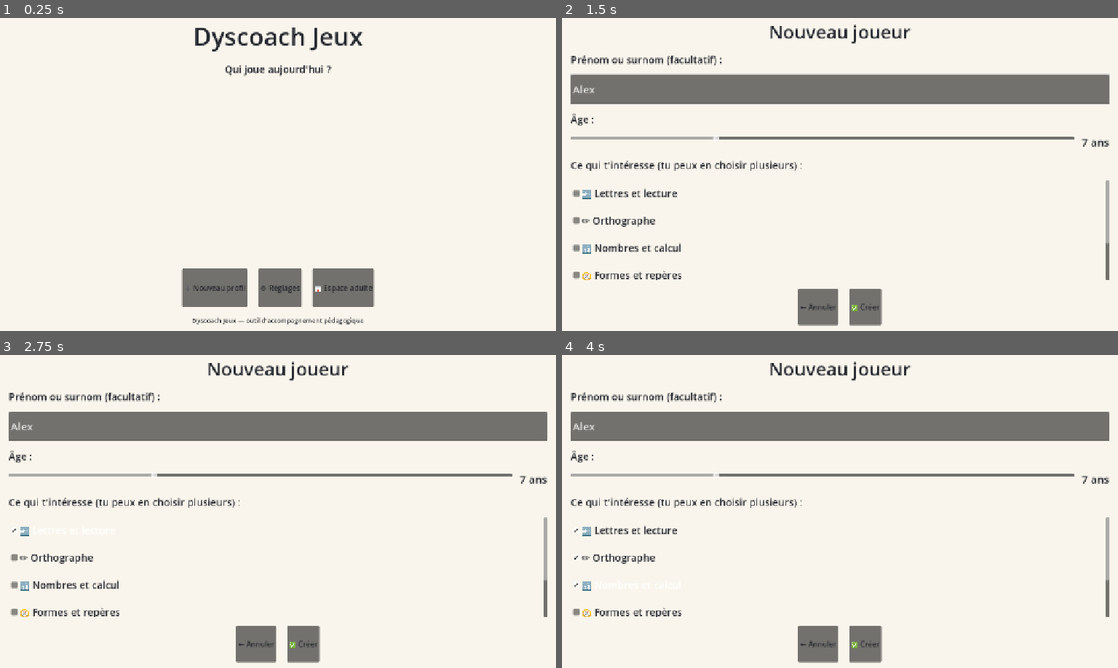
Above: before the commit, frames 1-4 (two rows, left to right).
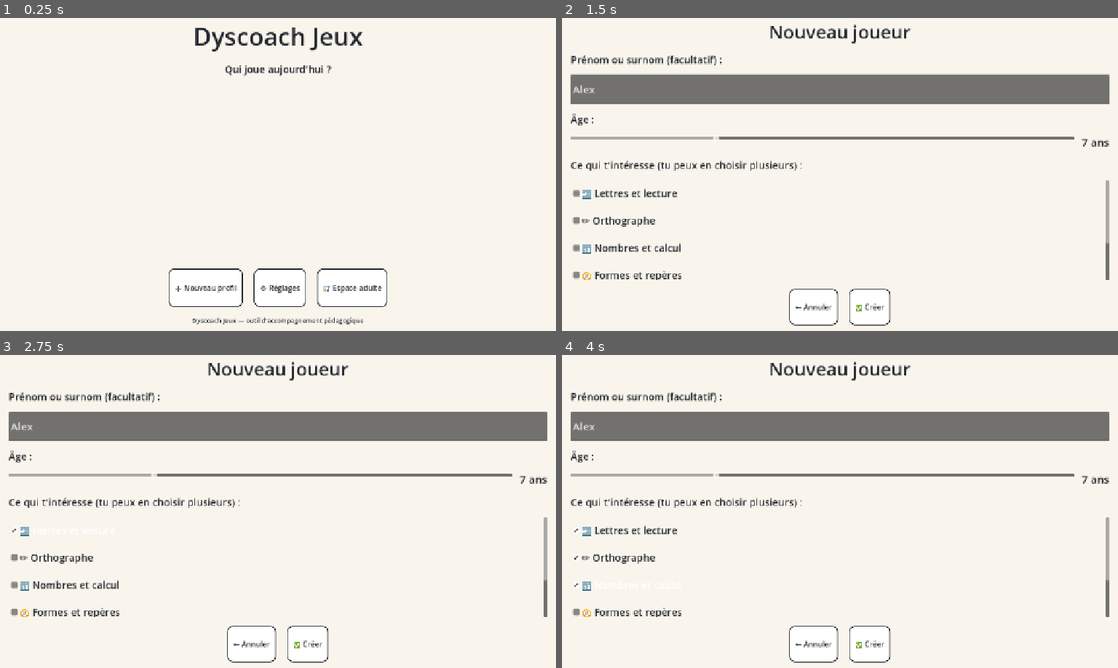
Above: after the commit, the same moments.

Repository: Dyscoach/dyscoach-games
Game: Godot game, scene res://ui/screens/home.tscn
Two runs of this game, one before a commit and one after it. Both use one fixed random seed, a clock stepped at 60 frames per second and the inputs below.
Inputs (mouse positions are in pixels of both pictures, inside the frame that each line leads up to):
- Up to frame 1 (0.25 s): no input
- Up to frame 2 (1.5 s): click "➕ Nouveau profil" at 0.5 s; click (840, 89) at 1.27 s; type "Alex" at 1.35 s
- Up to frame 3 (2.75 s): click "🔤 Lettres et lecture" at 2 s
- Up to frame 4 (4 s): click "✏️ Orthographe" at 2.75 s; click "🔢 Nombres et calcul" at 3.5 s

The runs differ from the first frame. In frame 1, 3.9% of the frame differs, in the area x 30-70%, y 80-93%; in frame 2, 1.6%; in frame 3, 1.6%; in frame 4, 1.6%.

Commit message:
Boutons : style clair explicite (fond blanc, bordure, texte foncé) — contraste garanti

Diff:
--- a/ui/access_style.gd
+++ b/ui/access_style.gd
@@ -15,7 +15,9 @@
 		l.add_theme_constant_override("line_spacing", int(6.0 * float(Access.get_setting(Access.KEY_LINE_SPACING, 1.0))))
 		l.add_theme_color_override("font_color", Access.text_color())
 	elif node is Button:
-		# CheckBox hérite de Button : texte foncé lisible sur fond clair.
+		# CheckBox hérite de Button. Style CLAIR explicite : fond blanc,
+		# bordure foncée, texte foncé — lisible sur le fond crème ET
+		# indépendant du thème sombre par défaut des Button Godot.
 		var b := node as Button
 		if not b.has_meta("a_base_fs"):
 			var bfs: int = b.get_theme_font_size("font_size")
@@ -24,9 +26,25 @@
 			b.set_meta("a_base_fs", bfs)
 		var bbase: int = b.get_meta("a_base_fs")
 		b.add_theme_font_size_override("font_size", int(float(bbase) * Access.font_scale()))
-		b.add_theme_color_override("font_color", Access.text_color())
-		b.add_theme_color_override("font_pressed_color", Access.text_color())
-		b.add_theme_color_override("font_hover_color", Access.text_color())
-		b.add_theme_color_override("font_focus_color", Access.text_color())
+		var fg := Access.text_color()
+		b.add_theme_color_override("font_color", fg)
+		b.add_theme_color_override("font_pressed_color", fg)
+		b.add_theme_color_override("font_hover_color", fg)
+		b.add_theme_color_override("font_focus_color", fg)
+		if not (b is CheckBox):
+			var sb := StyleBoxFlat.new()
+			sb.bg_color = Color("ffffff")
+			sb.set_border_width_all(2)
+			sb.border_color = fg
+			sb.set_corner_radius_all(12)
+			sb.content_margin_left = 18
+			sb.content_margin_right = 18
+			sb.set_content_margin_all(14)
+			var pressed := sb.duplicate()
+			pressed.bg_color = Color("e8e4da")
+			b.add_theme_stylebox_override("normal", sb)
+			b.add_theme_stylebox_override("hover", sb.duplicate())
+			b.add_theme_stylebox_override("pressed", pressed)
+			b.add_theme_stylebox_override("focus", sb.duplicate())
 	for child in node.get_children():
 		apply(child)
